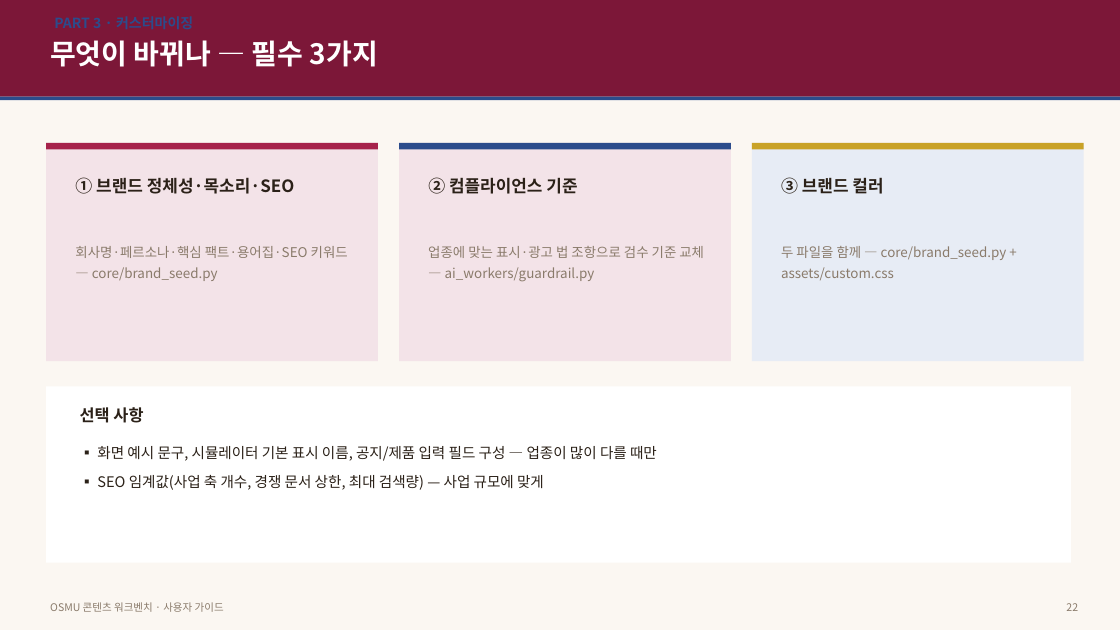
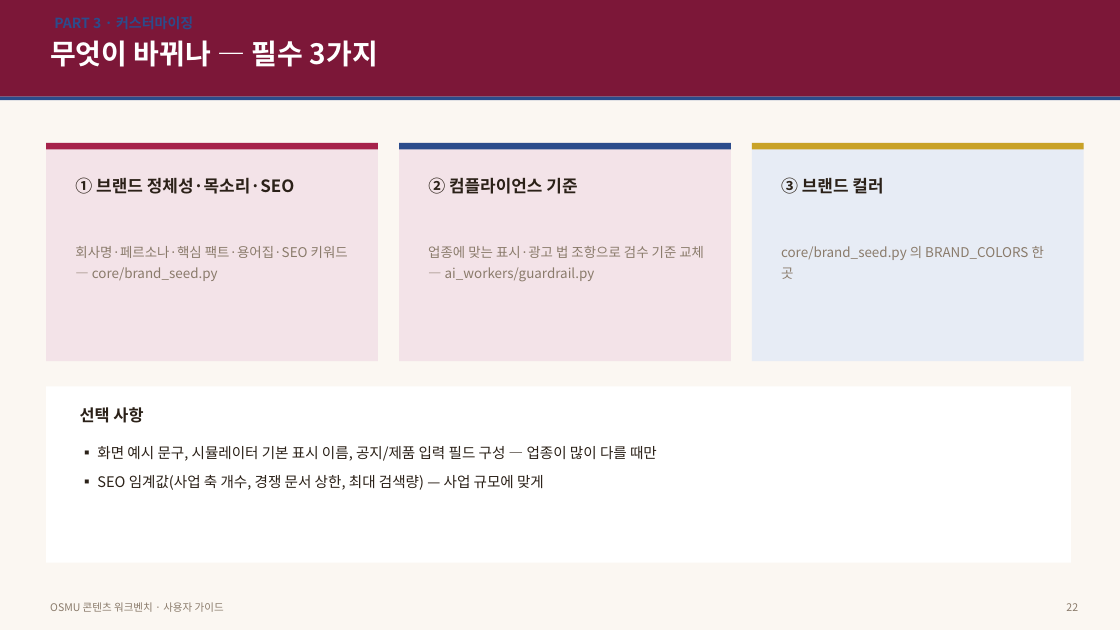
Before and after one commit to JaewooLee-AI/OSMU_cjc, a slide deck: slide 23 of docs/OSMU_사용자_가이드.pptx. Drawn at 1120x630 pixels with LibreOffice and Linux fonts; fonts in the diff are those of the drawing. Boxes give left, top, right and bottom in pixels: in the first picture for what was removed or moved away, otherwise in the second. Text is boxed around its words. In the diff, an @@ line names an element or a change of style, - is before the commit and + after.

```diff
--- a/docs/OSMU_사용자_가이드.pptx
+++ b/docs/OSMU_사용자_가이드.pptx
@@ text at [781, 246, 1044, 279]: text changed @@
-두 파일을 함께 — core/brand_seed.py + assets/custom.css
+core/brand_seed.py 의 BRAND_COLORS 한 곳
```
Also in this commit, not shown: 3 other slides changed, 4 other files.
